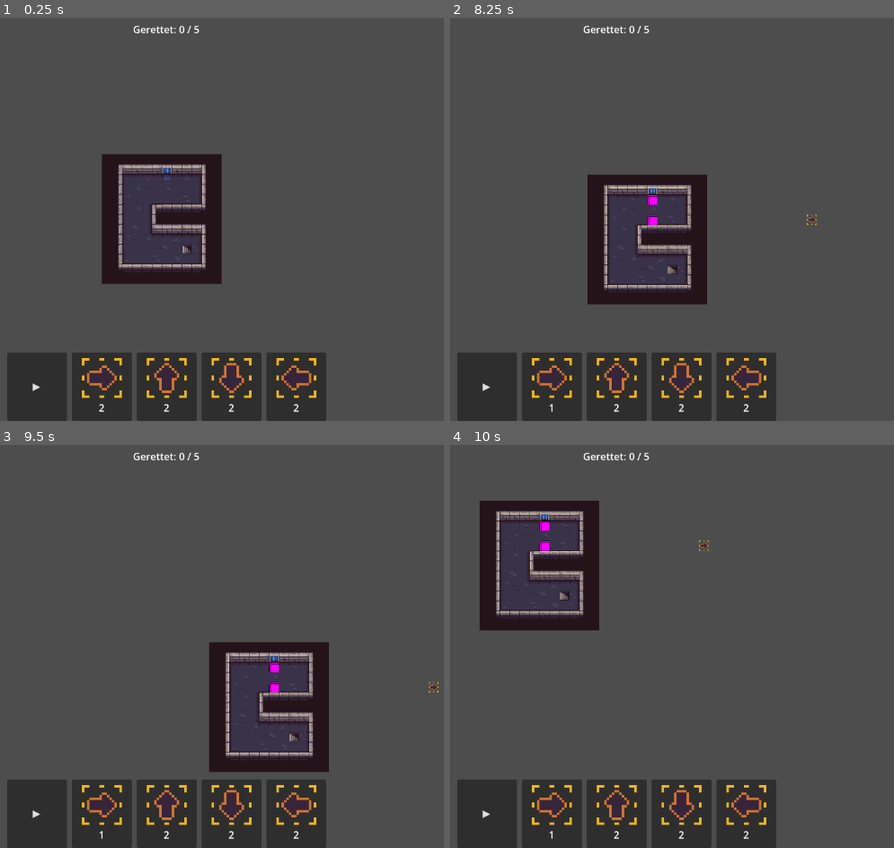
Above: before the commit, frames 1-4 (two rows, left to right).
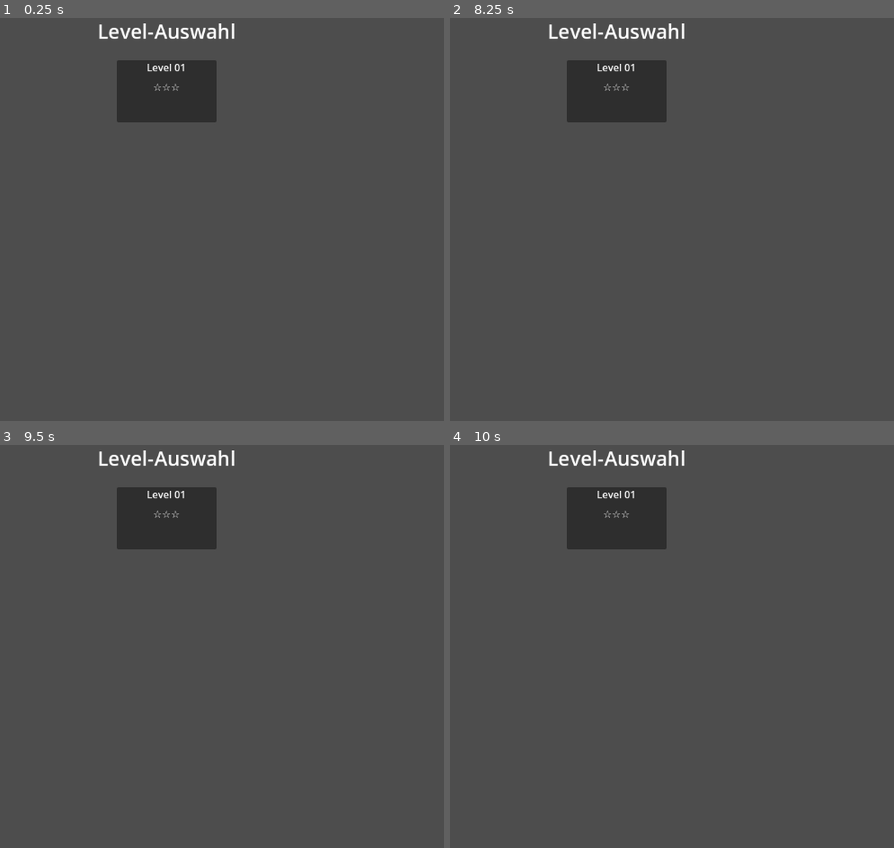
Above: after the commit, the same moments.

Repository: nico-hahn/freezelings
Game: Godot game, scene res://scenes/ui/level_select.tscn
The game is run twice, just before and just after one commit, with the same random seed, the same clock (stepped at 60 frames per second) and the same inputs. Before the commit the project starts from res://scenes/game/game.tscn.
Inputs (mouse positions are in pixels of both pictures, inside the frame that each line leads up to):
- Up to frame 1 (0.25 s): no input
- Up to frame 2 (8.25 s): click (485, 384) at 0.5 s, where only the run before the commit has a clickable "▶"; click (485, 384) at 1.25 s, where only the run before the commit has a clickable "⏸"; click (552, 384) at 2.02 s; click (485, 384) at 2.75 s, where only the run before the commit has a clickable "▶"; click (485, 384) at 3.5 s, where only the run before the commit has a clickable "⏸"; click (552, 384) at 4.27 s; click (485, 384) at 5 s, where only the run before the commit has a clickable "▶"; click (485, 384) at 5.75 s, where only the run before the commit has a clickable "⏸"; click (552, 384) at 6.52 s; tap Enter at 7.25 s; move the mouse to (774, 199) at 7.27 s; click (774, 199) at 7.42 s; tap Space at 8 s; drag from (472, 239) to (578, 300) at 8.02 s
- Up to frame 3 (9.5 s): tap Enter at 8.75 s; move the mouse to (239, 557) at 8.77 s; click (239, 557) at 8.92 s
- Up to frame 4 (10 s): tap Space at 9.5 s; drag from (578, 727) to (outside the picture) at 9.52 s

The runs differ from the first frame. In frame 1, 24% of the frame differs, in the area x 1-74%, y 1-100%; in frame 2, 23%; in frame 3, 23%; in frame 4, 22%.

Commit message:
implement story 7

Diff:
--- a/project.godot
+++ b/project.godot
@@ -11,7 +11,7 @@
 [application]
 
 config/name="FreezingDungeon"
-run/main_scene="res://scenes/game/game.tscn"
+run/main_scene="res://scenes/ui/level_select.tscn"
 config/features=PackedStringArray("4.5", "GL Compatibility")
 config/icon="res://icon.svg"
 
--- /dev/null
+++ b/scenes/ui/level_card.tscn
@@ -0,0 +1,32 @@
+[gd_scene load_steps=2 format=3]
+
+[ext_resource type="Script" path="res://scripts/ui/level_card.gd" id="1_lc"]
+
+[node name="LevelCard" type="PanelContainer"]
+script = ExtResource("1_lc")
+custom_minimum_size = Vector2(160, 100)
+
+[node name="VBoxContainer" type="VBoxContainer" parent="."]
+anchors_preset = 15
+anchor_right = 1.0
+anchor_bottom = 1.0
+grow_horizontal = 2
+grow_vertical = 2
+theme_override_constants/separation = 8
+
+[node name="LevelNameLabel" type="Label" parent="VBoxContainer"]
+layout_mode = 2
+size_flags_horizontal = 4
+horizontal_alignment = 1
+text = "Level"
+
+[node name="StarsLabel" type="Label" parent="VBoxContainer"]
+layout_mode = 2
+horizontal_alignment = 1
+text = "☆☆☆"
+
+[node name="LockedOverlay" type="ColorRect" parent="VBoxContainer"]
+layout_mode = 2
+size_flags_vertical = 3
+color = Color(0, 0, 0, 0.6)
+visible = false
--- /dev/null
+++ b/scenes/ui/level_select.tscn
@@ -0,0 +1,32 @@
+[gd_scene load_steps=3 format=3]
+
+[ext_resource type="Script" path="res://scripts/ui/level_select.gd" id="1_ls"]
+[ext_resource type="PackedScene" path="res://scenes/ui/level_card.tscn" id="2_lc"]
+
+[node name="LevelSelect" type="Control"]
+script = ExtResource("1_ls")
+anchor_right = 1.0
+anchor_bottom = 1.0
+level_card_scene = ExtResource("2_lc")
+
+[node name="VBoxContainer" type="VBoxContainer" parent="."]
+anchors_preset = 15
+anchor_right = 1.0
+anchor_bottom = 1.0
+grow_horizontal = 2
+grow_vertical = 2
+theme_override_constants/separation = 24
+
+[node name="TitleLabel" type="Label" parent="VBoxContainer"]
+layout_mode = 2
+size_flags_horizontal = 4
+horizontal_alignment = 1
+text = "Level-Auswahl"
+theme_override_font_sizes/font_size = 32
+
+[node name="LevelGrid" type="GridContainer" parent="VBoxContainer"]
+layout_mode = 2
+size_flags_horizontal = 4
+columns = 3
+theme_override_constants/h_separation = 16
+theme_override_constants/v_separation = 16
--- a/scripts/game/game.gd
+++ b/scripts/game/game.gd
@@ -35,9 +35,12 @@
 	# GameManager-Signale verbinden
 	GameManager.level_completed.connect(_on_level_completed)
 
-	# Level laden (erstes Level als Standard)
-	# Für spätere Erweiterung: Level-Select oder Argument übergeben
-	GameManager.load_level("res://scenes/levels/level_01.tscn")
+	# Level aus ProgressManager laden
+	var level_def: LevelDefinition = ProgressManager.get_current_level_definition()
+	if level_def == null:
+		push_error("Game: Keine LevelDefinition im ProgressManager gefunden.")
+		return
+	GameManager.load_level(level_def.scene_path)
 	_on_level_loaded()
 
 
--- /dev/null
+++ b/scripts/ui/level_card.gd
@@ -0,0 +1,39 @@
+## LevelCard
+# Einzelne Level-Karte in der Level-Auswahl.
+# Zeigt Level-Name, Sterne und einen gesperrten Zustand.
+
+class_name LevelCard
+extends PanelContainer
+
+signal card_pressed(level_index: int)
+
+@onready var _name_label: Label = $VBoxContainer/LevelNameLabel
+@onready var _stars_label: Label = $VBoxContainer/StarsLabel
+@onready var _locked_overlay: ColorRect = $VBoxContainer/LockedOverlay
+
+var _level_index: int = -1
+var _unlocked: bool = false
+
+
+func setup(definition: LevelDefinition, stars: int, unlocked: bool) -> void:
+	_level_index = definition.level_index
+	_unlocked = unlocked
+	_name_label.text = definition.level_name
+	_stars_label.text = _build_stars_string(stars)
+	_locked_overlay.visible = not unlocked
+	# Gesperrte Karten sind nicht klickbar
+	mouse_filter = Control.MOUSE_FILTER_STOP if unlocked else Control.MOUSE_FILTER_IGNORE
+
+
+func _gui_input(event: InputEvent) -> void:
+	if _unlocked and event is InputEventMouseButton:
+		var mouse_event := event as InputEventMouseButton
+		if mouse_event.button_index == MOUSE_BUTTON_LEFT and mouse_event.pressed:
+			card_pressed.emit(_level_index)
+
+
+func _build_stars_string(stars: int) -> String:
+	var result: String = ""
+	for i in range(3):
+		result += "⭐" if i < stars else "☆"
+	return result
--- /dev/null
+++ b/scripts/ui/level_select.gd
@@ -0,0 +1,39 @@
+## LevelSelect
+# Entry-Point des Spiels. Zeigt alle Level als Karten in einem Grid.
+# Freigeschaltete Level sind klickbar, gesperrte ausgegraut.
+
+class_name LevelSelect
+extends Control
+
+@onready var _level_grid: GridContainer = $VBoxContainer/LevelGrid
+
+@export var level_card_scene: PackedScene  # Im Editor auf level_card.tscn setzen
+
+
+func _ready() -> void:
+	_build_level_grid()
+
+
+func _build_level_grid() -> void:
+	# Alte Karten entfernen (für den Fall eines Reloads)
+	for child in _level_grid.get_children():
+		child.queue_free()
+
+	var definitions: Array[LevelDefinition] = ProgressManager.get_level_definitions()
+	definitions.sort_custom(func(a: LevelDefinition, b: LevelDefinition) -> bool:
+		return a.level_index < b.level_index)
+
+	for definition in definitions:
+		var index: int = definition.level_index
+		var stars: int = ProgressManager.get_stars(index)
+		var unlocked: bool = ProgressManager.is_level_unlocked(index)
+
+		var card: LevelCard = level_card_scene.instantiate() as LevelCard
+		_level_grid.add_child(card)
+		card.setup(definition, stars, unlocked)
+		card.card_pressed.connect(_on_card_pressed)
+
+
+func _on_card_pressed(level_index: int) -> void:
+	ProgressManager.current_level_index = level_index
+	get_tree().change_scene_to_file("res://scenes/game/game.tscn")
--- a/scripts/ui/win_loss_screen.gd
+++ b/scripts/ui/win_loss_screen.gd
@@ -42,7 +42,4 @@
 
 
 func _on_level_select_pressed() -> void:
-	if not ResourceLoader.exists("res://scenes/ui/level_select.tscn"):
-		push_error("WinLossScreen: level_select.tscn existiert noch nicht.")
-		return
 	get_tree().change_scene_to_file("res://scenes/ui/level_select.tscn")
Not shown, added: scripts/ui/level_card.gd.uid
Not shown, added: scripts/ui/level_select.gd.uid
Not shown, changed: docs/AI_AGENT_BRIEFING.md
Not shown, changed: docs/stories/story_007_level_select.md
